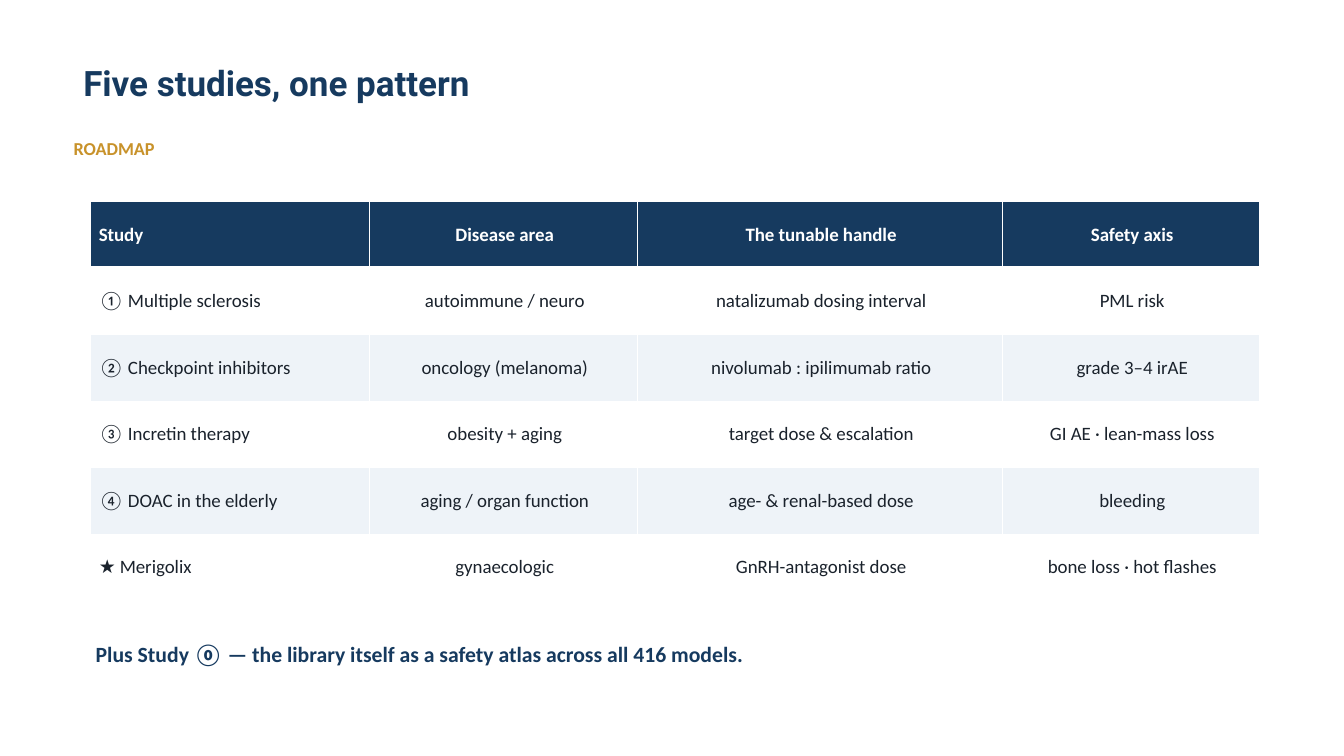
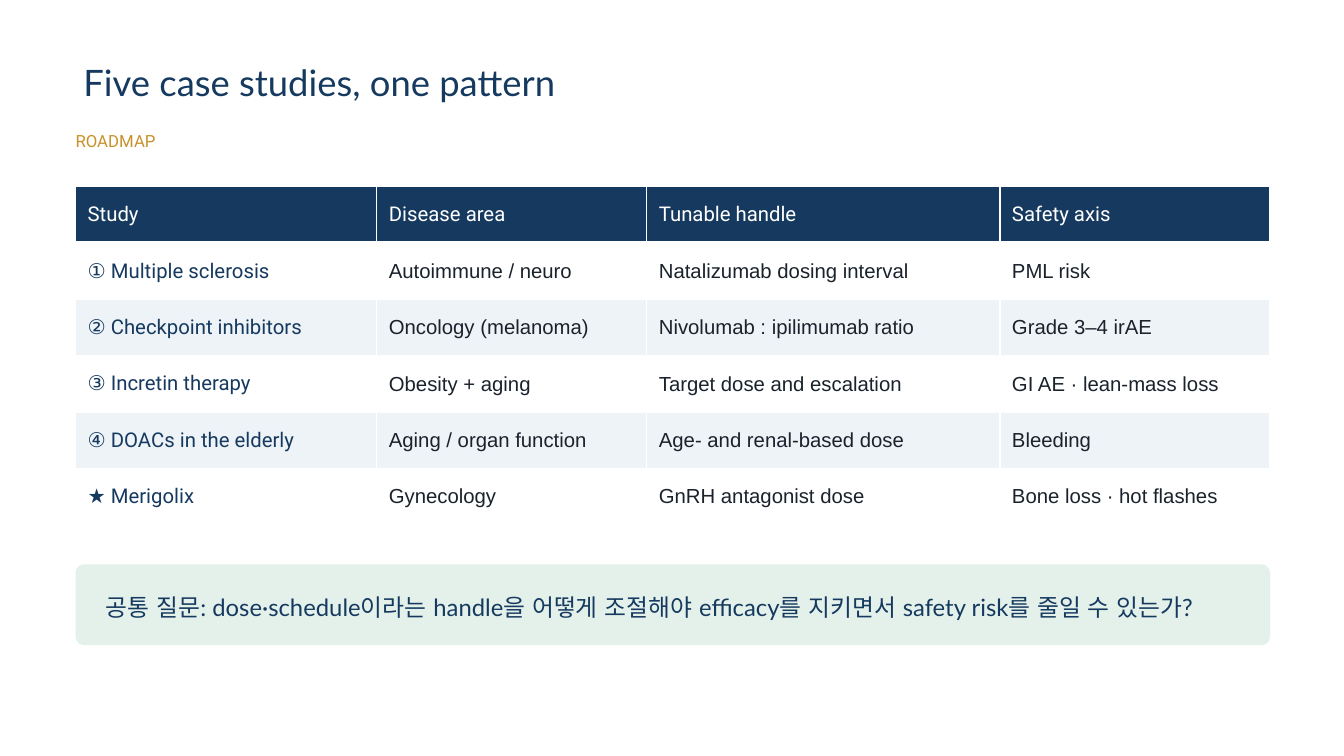
Before and after one commit to pipetcpt/qsp, a slide deck: slide 20 of presentation/2026-tox.pptx (slide 21 before the commit). Drawn at 1344x756 pixels with LibreOffice and Linux fonts; fonts in the diff are those of the drawing; background and template pictures are left out. Boxes give left, top, right and bottom in pixels: in the first picture for what was removed or moved away, otherwise in the second. Text is boxed around its words. In the diff, an @@ line names an element or a change of style, - is before the commit and + after.

```diff
--- a/presentation/2026-tox.pptx
+++ b/presentation/2026-tox.pptx
@@ title at [83, 69, 555, 103]: text changed; size 25 to 26 pt; font Roboto to Lato; bold off @@
-Five studies, one pattern
+Five case studies, one pattern
@@ text "ROADMAP" at [76, 135, 156, 147]: size 13 to 12 pt, font Calibri to Roboto, bold off; line spacing 1.04 to 1 @@
@@ table at [76, 187, 1270, 525] @@
-row 1, column 3: The tunable handle
+row 1, column 3: Tunable handle
-row 2, column 2: autoimmune / neuro
+row 2, column 2: Autoimmune / neuro
-row 2, column 3: natalizumab dosing interval
+row 2, column 3: Natalizumab dosing interval
-row 3: ② Checkpoint inhibitors | oncology (melanoma) | nivolumab : ipilimumab ratio | grade 3–4 irAE
+row 3: ② Checkpoint inhibitors | Oncology (melanoma) | Nivolumab : ipilimumab ratio | Grade 3–4 irAE
-row 4, column 2: obesity + aging
+row 4, column 2: Obesity + aging
-row 4, column 3: target dose & escalation
+row 4, column 3: Target dose and escalation
-row 5: ④ DOAC in the elderly | aging / organ function | age- & renal-based dose | bleeding
+row 5: ④ DOACs in the elderly | Aging / organ function | Age- and renal-based dose | Bleeding
-row 6: ★ Merigolix | gynaecologic | GnRH-antagonist dose | bone loss · hot flashes
+row 6: ★ Merigolix | Gynecology | GnRH antagonist dose | Bone loss · hot flashes
@@ size 13.5 to 14.5 pt in "Study", "Disease area", "Safety axis", "① Multiple sclerosis" and 5 more places @@
@@ font Calibri to Roboto in "Study", "Disease area", "Safety axis", "① Multiple sclerosis" and 3 more places @@
@@ bold off in "Study", "Disease area", "Safety axis" @@
@@ text colour #1A222C to #163A5F in "① Multiple sclerosis", "② Checkpoint inhibitors", "③ Incretin therapy", "★ Merigolix" @@
@@ font Calibri to Arial in "PML risk", "GI AE · lean-mass loss" @@
@@ alignment centre to left @@
@@ table: place and size @@
-table at [91, 202, 1260, 601]
+table at [76, 187, 1270, 525]
@@ rounded rectangle added at [76, 565, 1270, 645], fill #E4F1EB @@
@@ text added at [106, 596, 1193, 620], 17 pt, text #163A5F @@
+공통 질문: dose·schedule이라는 handle을 어떻게 조절해야 efficacy를 지키면서 safety risk를 줄일 수 있는가?
@@ text removed at [96, 644, 743, 667] @@
-Plus Study ⓪ — the library itself as a safety atlas across all 416 models.
```
Also in this commit, not shown: 24 other slides changed, 22 slides added, 23 slides removed, 52 other files.
